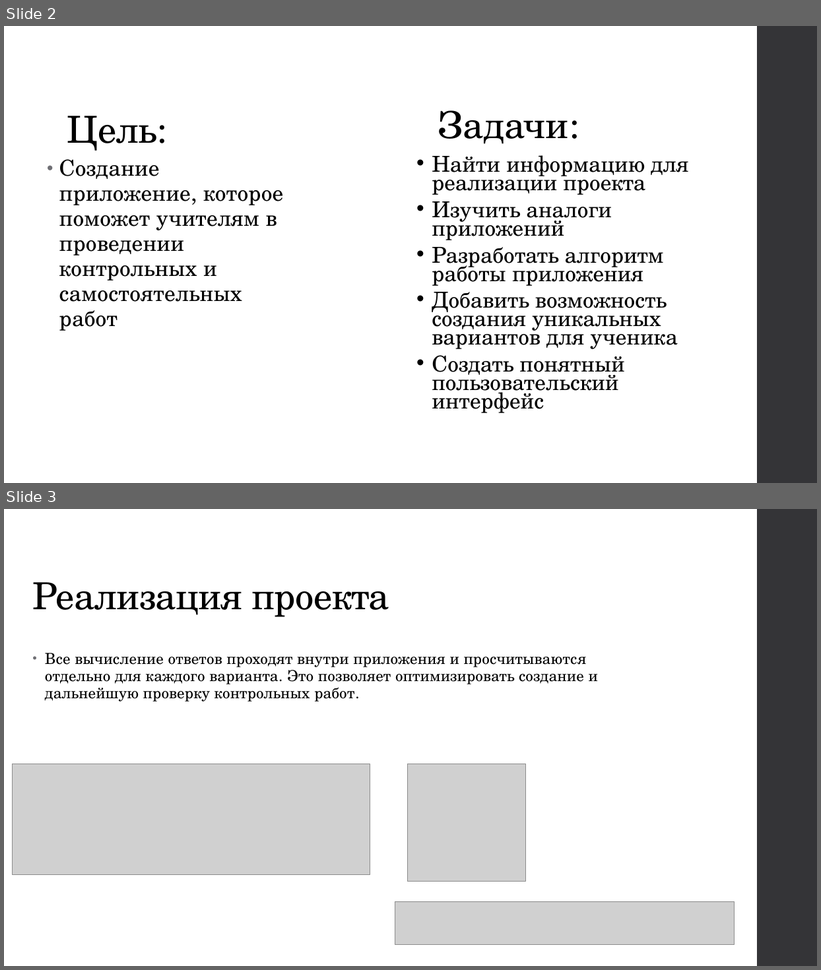
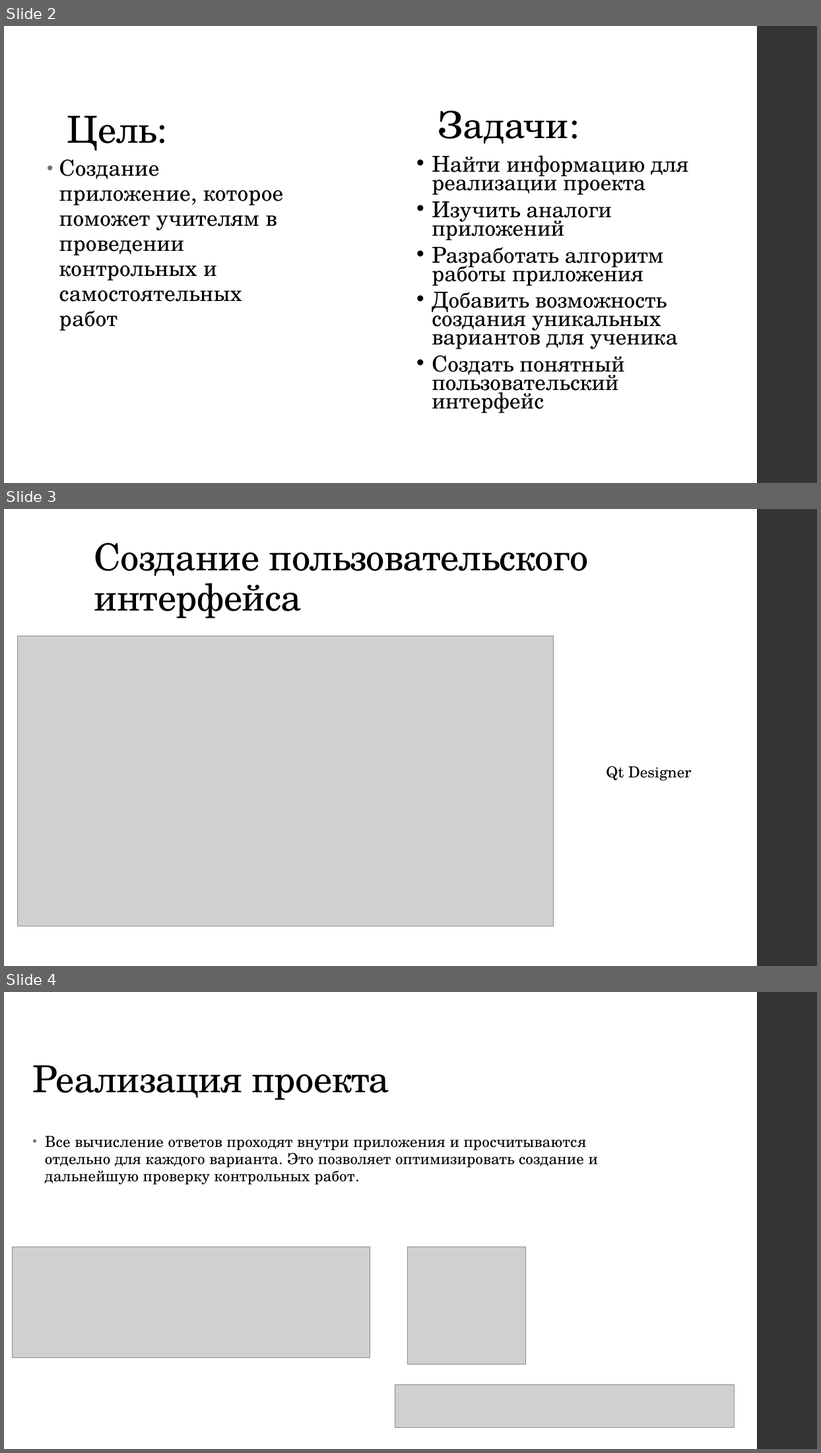
Before and after one commit to Roplik/CBC, a slide deck: python_project.pptx. Shown one above the other, each under a label of ours: slides 2 and 3 before the commit, slides 2, 3 and 4 after it. The pictures are 821x970 and 821x1453 pixels, drawn with LibreOffice and Linux fonts; fonts in the diff are those of the drawing; grey boxes stand for pictures. Boxes give left, top, right and bottom in pixels: in the first picture for what was removed or moved away, otherwise in the second. Text is boxed around its words. In the diff, an @@ line names an element or a change of style, - is before the commit and + after.

```diff
--- a/python_project.pptx
+++ b/python_project.pptx
@@ slide 3 added at bbox=[4, 509, 817, 966], background #FFFFFF; not listed: 1 template element that a slide beside it also shows @@
@@ title added at bbox=[94, 543, 589, 619], 44 pt, text #000000 @@
+Создание пользовательского интерфейса
@@ picture added at bbox=[17, 636, 554, 927] @@
@@ text added at bbox=[606, 766, 692, 781], 18 pt, text #000000 @@
+Qt Designer
@@ what was slide 3 is now slide 4 @@
```
Also in this commit, not shown: 1 slide changed.
